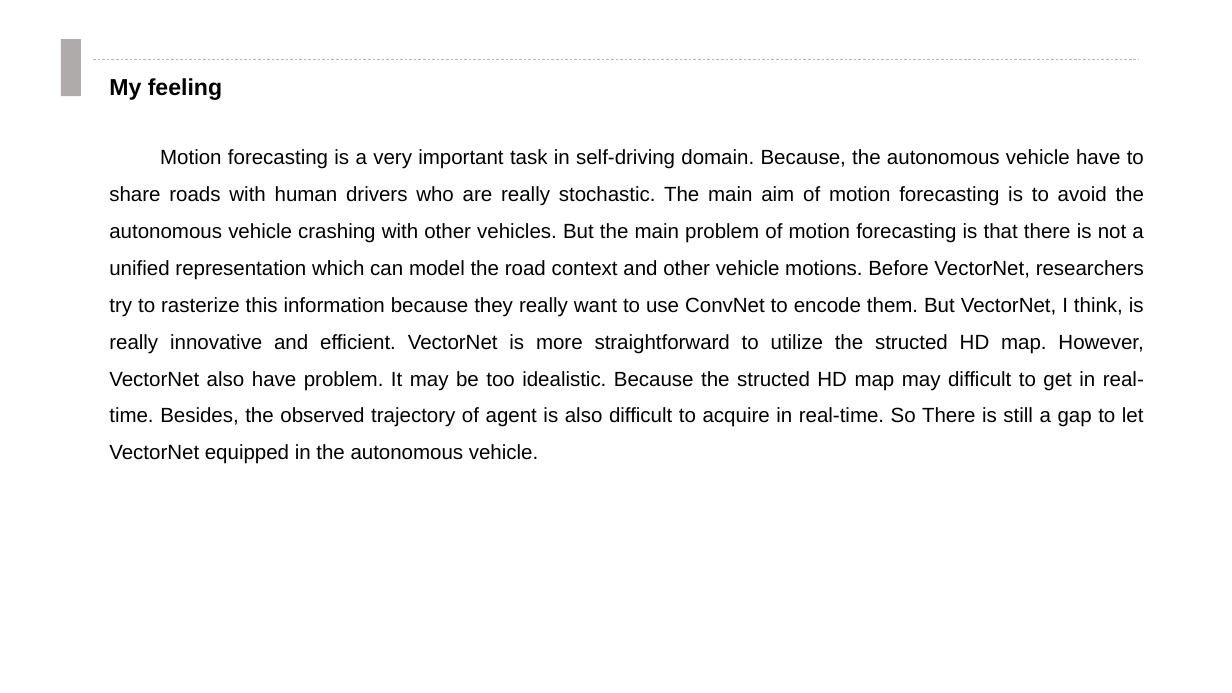
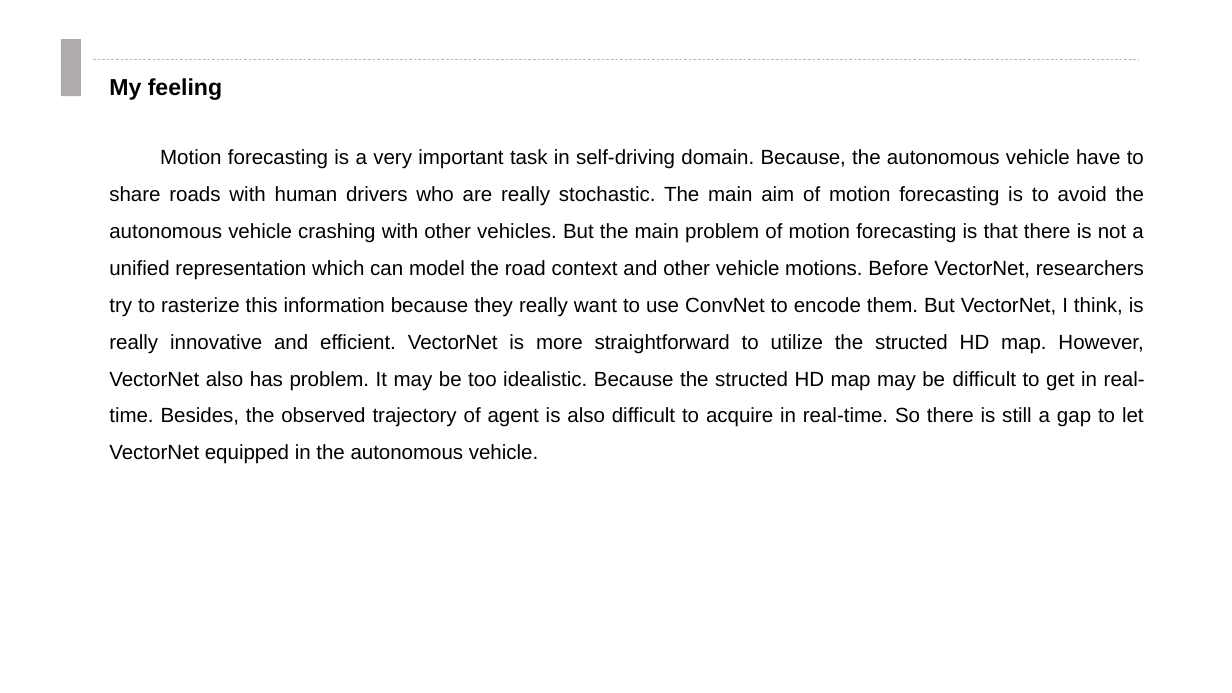
Before and after one commit to clownrat6/VectorNet, a slide deck: slide 13 of material/presentation.pptx. Drawn at 1232x693 pixels with LibreOffice and Linux fonts; fonts in the diff are those of the drawing. Boxes give left, top, right and bottom in pixels: in the first picture for what was removed or moved away, otherwise in the second. Text is boxed around its words. In the diff, an @@ line names an element or a change of style, - is before the commit and + after.

```diff
--- a/material/presentation.pptx
+++ b/material/presentation.pptx
@@ text at box(109, 149, 1145, 464): text changed @@
-Motion forecasting is a very important task in self-driving domain. Because, the autonomous vehicle have to share roads with human drivers who are really stochastic. The main aim of motion forecasting is to avoid the autonomous vehicle crashing with other vehicles. But the main problem of motion forecasting is that there is not a unified representation which can model the road context and other vehicle motions. Before VectorNet, researchers try to rasterize this information because they really want to use ConvNet to encode them. But VectorNet, I think, is really innovative and efficient. VectorNet is more straightforward to utilize the structed HD map. However, VectorNet also have problem. It may be too idealistic. Because the structed HD map may difficult to get in real-time. Besides, the observed trajectory of agent is also difficult to acquire in real-time. So There is still a gap to let VectorNet equipped in the autonomous vehicle.
+Motion forecasting is a very important task in self-driving domain. Because, the autonomous vehicle have to share roads with human drivers who are really stochastic. The main aim of motion forecasting is to avoid the autonomous vehicle crashing with other vehicles. But the main problem of motion forecasting is that there is not a unified representation which can model the road context and other vehicle motions. Before VectorNet, researchers try to rasterize this information because they really want to use ConvNet to encode them. But VectorNet, I think, is really innovative and efficient. VectorNet is more straightforward to utilize the structed HD map. However, VectorNet also has problem. It may be too idealistic. Because the structed HD map may be difficult to get in real-time. Besides, the observed trajectory of agent is also difficult to acquire in real-time. So there is still a gap to let VectorNet equipped in the autonomous vehicle.
```
Also in this commit, not shown: 8 other slides changed, 1 other file.
